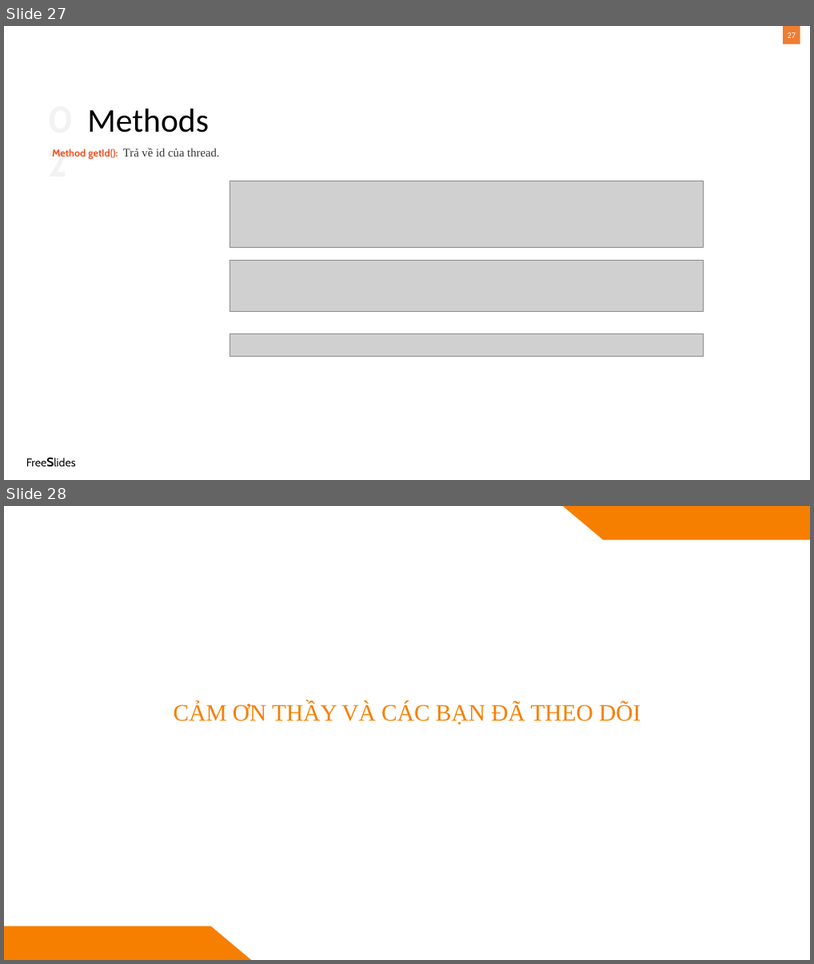
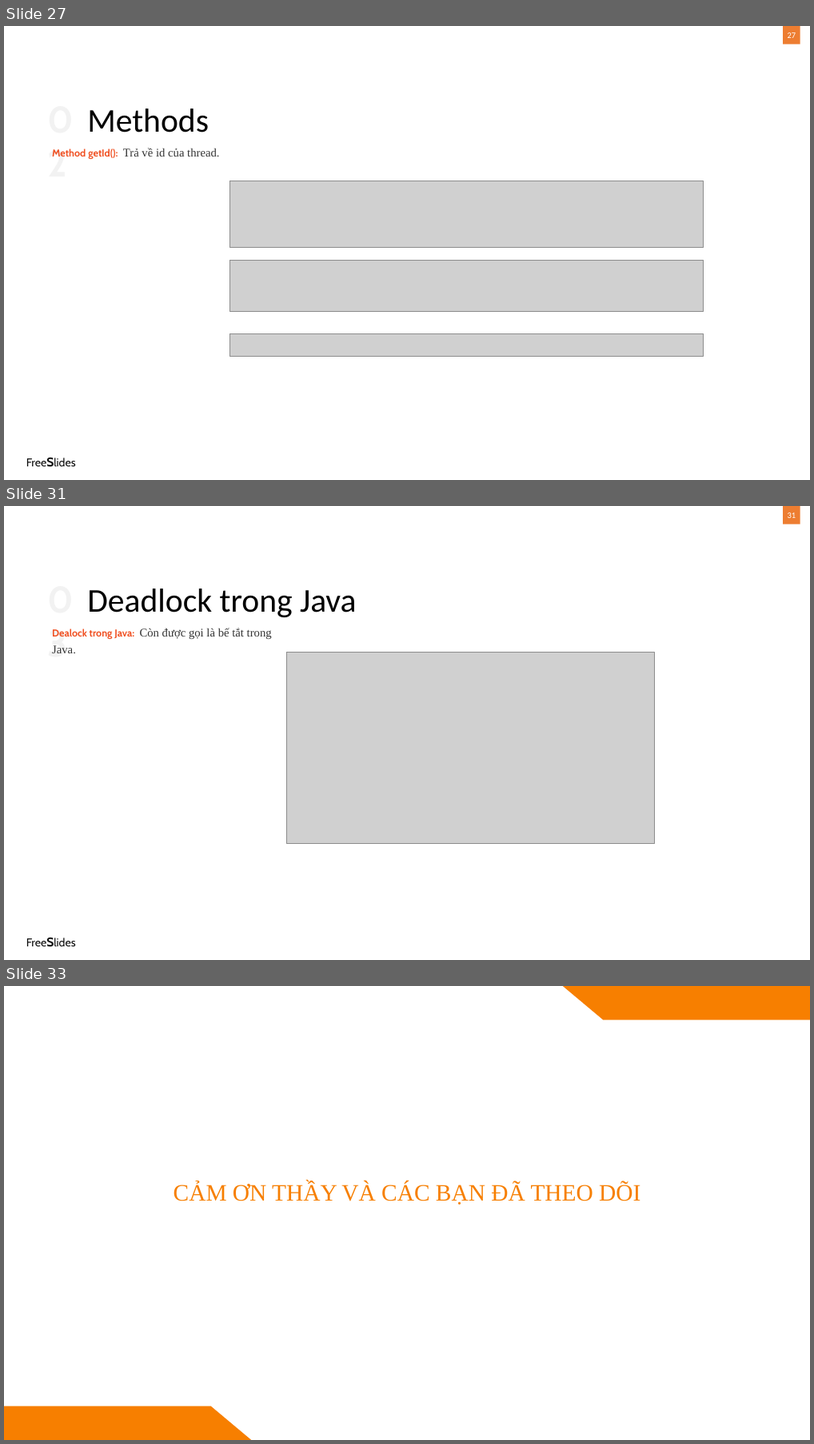
Before and after one commit to tingold0501/Nhom5_GiuaKy_AOOP, a slide deck: Bài thuyết trình.pptx. Shown one above the other, each under a label of ours: slides 27 and 28 before the commit, slides 27, 31 and 33 after it; the slides between them are not shown. The pictures are 814x964 and 814x1444 pixels, drawn with LibreOffice and Linux fonts; fonts in the diff are those of the drawing; grey boxes stand for pictures. Boxes give left, top, right and bottom in pixels: in the first picture for what was removed or moved away, otherwise in the second. Text is boxed around its words. In the diff, an @@ line names an element or a change of style, - is before the commit and + after.

```diff
--- a/Bài thuyết trình.pptx
+++ b/Bài thuyết trình.pptx
@@ slide 31 added at [4,506,810,960], background #FFFFFF; not listed: 2 template elements that a slide beside it also shows @@
@@ page number added at [788,512,797,518], 10 pt, text #FFFFFF @@
+31
@@ text added at [46,574,89,622], 44 pt, text #F2F2F2, bold @@
+03
@@ title added at [87,588,357,617], 39.6 pt, text #000000 @@
+Deadlock trong Java
@@ text added at [52,628,272,653], 14 pt, text #333333 @@
+Dealock trong Java: Còn được gọi là bế tắt trong Java.
@@ picture added at [286,652,654,844] @@
@@ what was slide 28 is now slide 33 @@
```
Also in this commit, not shown: 1 slide changed, 4 other slides added, 1 other file.
